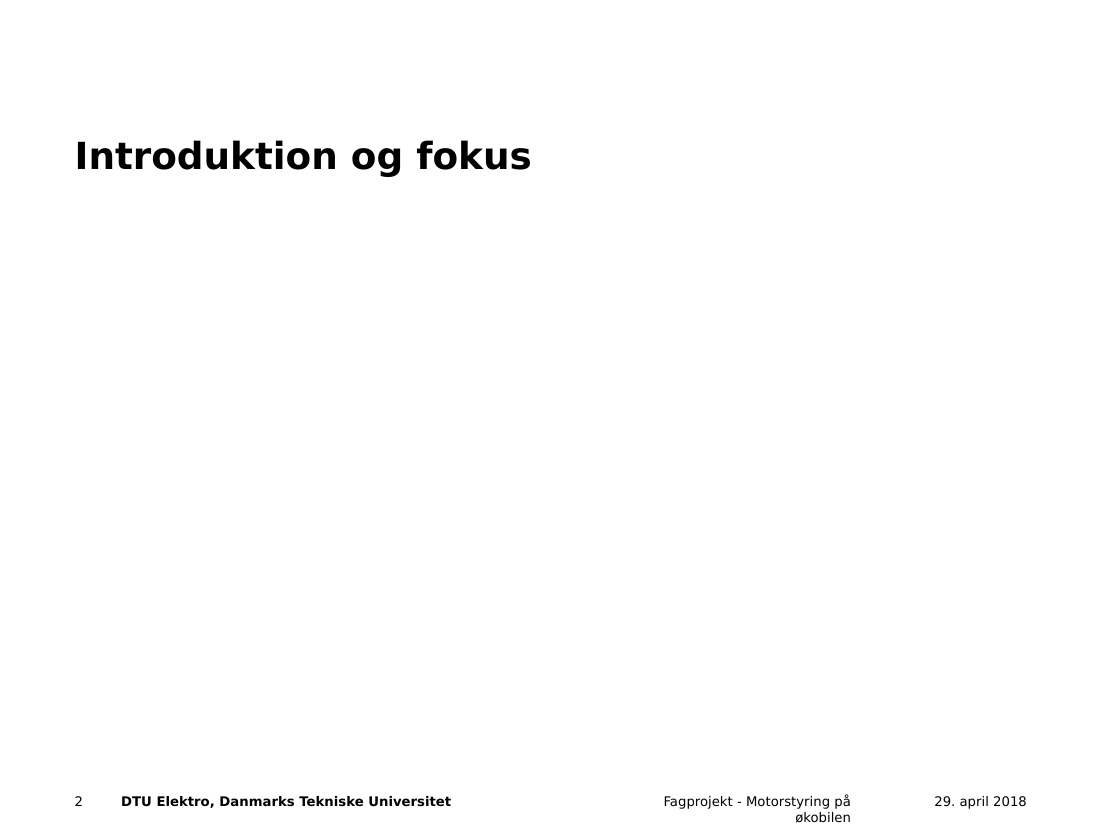
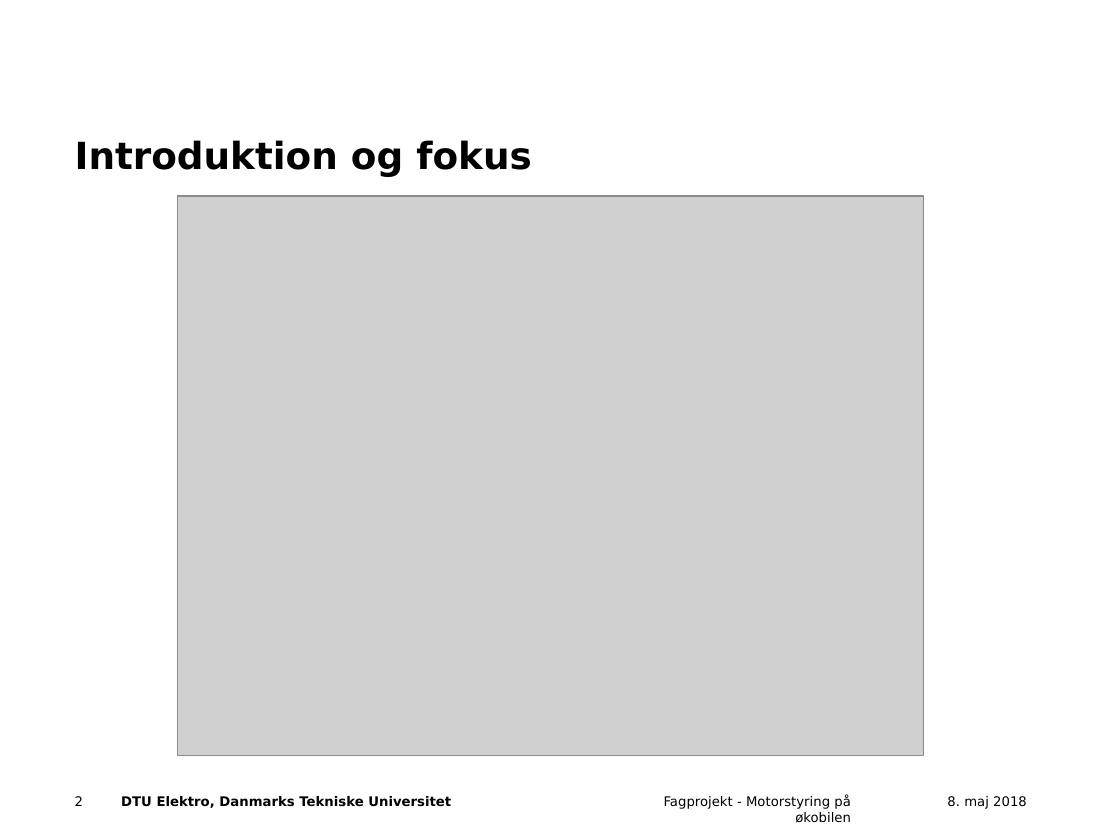
Before and after one commit to Frupla/ECU-board, a slide deck: slide 2 of midtvejsPraes.pptx. Drawn at 1120x840 pixels with LibreOffice and Linux fonts; fonts in the diff are those of the drawing; grey boxes stand for pictures; background and template pictures are left out. Boxes give left, top, right and bottom in pixels: in the first picture for what was removed or moved away, otherwise in the second. Text is boxed around its words. In the diff, an @@ line names an element or a change of style, - is before the commit and + after.

```diff
--- a/midtvejsPraes.pptx
+++ b/midtvejsPraes.pptx
@@ picture added at [178,196,924,755] @@
@@ text at [947,796,1027,809]: text changed @@
-29. april 2018
+8. maj 2018
```
Also in this commit, not shown: 7 other slides changed, 1 slide added.
